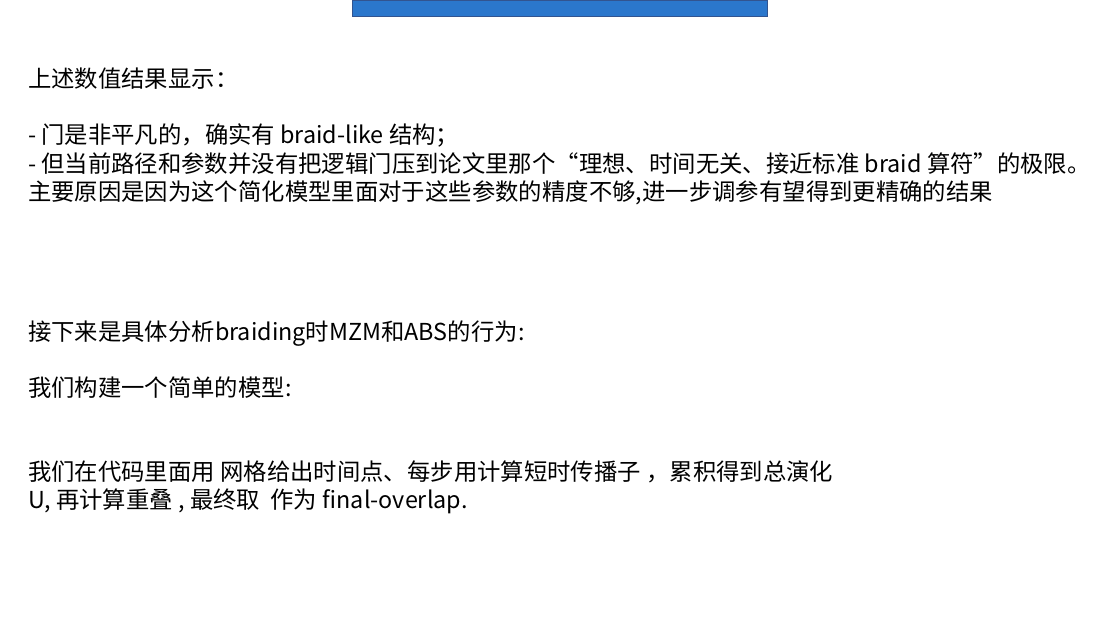
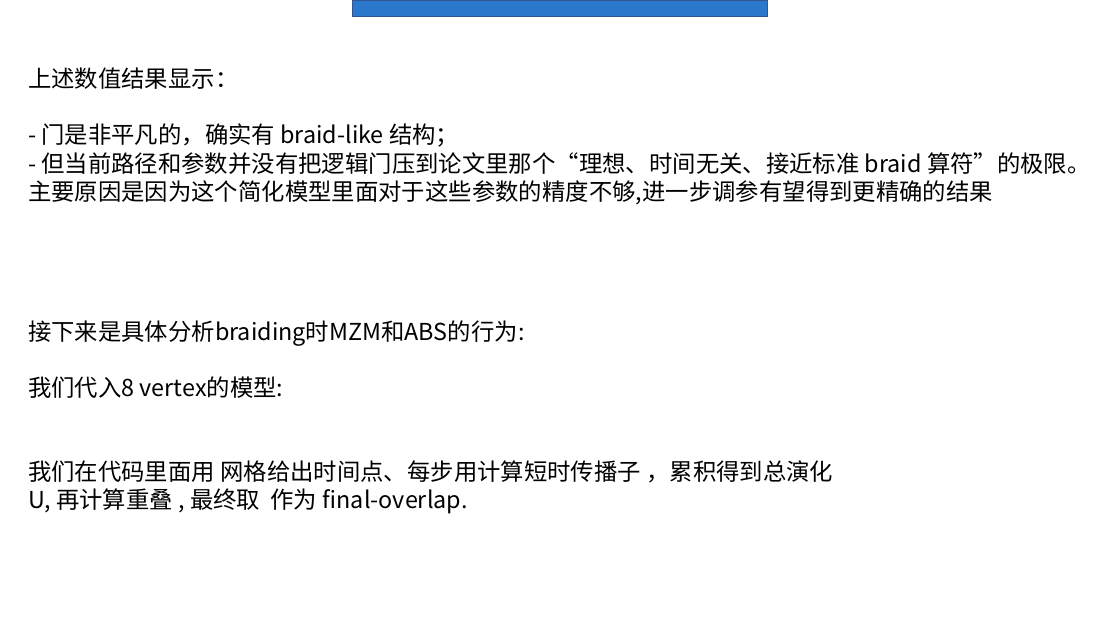
Before and after one commit to Asice-Cloud/quantummmm, a slide deck: slide 37 of y2.pptx (slide 35 before the commit). Drawn at 1120x630 pixels with LibreOffice and Linux fonts; fonts in the diff are those of the drawing. Boxes give left, top, right and bottom in pixels: in the first picture for what was removed or moved away, otherwise in the second. Text is boxed around its words. In the diff, an @@ line names an element or a change of style, - is before the commit and + after.

```diff
--- a/y2.pptx
+++ b/y2.pptx
@@ text at [28, 376, 284, 398]: text changed @@
-我们构建一个简单的模型:
+我们代入8 vertex的模型:
```
Also in this commit, not shown: 3 other slides changed, 4 slides added, 1 slide removed, 17 other files.
